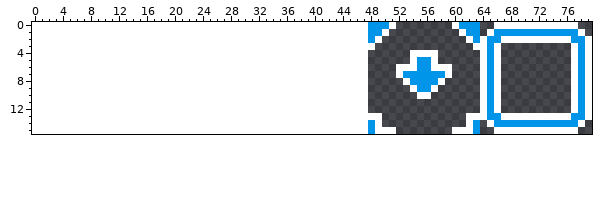
Two versions of one sprite sheet, assets/images/spritesheet/gravity_zone.png. Above is the file before it was changed.
The file is 32x16 pixels. The old version is drawn lined up with the new one, on the new canvas.
After the commit:
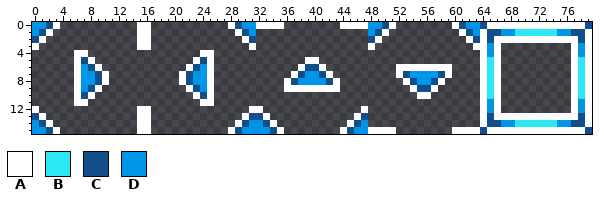
Palette (. is transparent): A #ffffff  B #2ce8f5  C #124e89  D #0095e9
What changed:
canvas 32x16 -> 80x16, the old top-left corner now at 48,0
Changed rows in their new state; - is an unchanged pixel.
first column x 0:
 0 DDCA-----------AA-----------ACDDAAAA--------AAAA--C----------C--CA------------AC
 1 DCA------------AA------------ACD-----------------C------------C-ACC--BBBBBB--CCA
 2 CA-------------AA-------------AC----------------C--------------C-CA----------AC-
 3 A--------------AA--------------A------------------------------------------------
 4 ------AA----------------AA----------------------------....----------------------
 5 ------ACA--------------ACA-------------AA-------------....-------B------------B-
 6 ------ADCA------------ACDA------------ACCA-------------AA--------B------------B-
 7 ------ADDCA----------ACDDA-----------ACDDCA----------C----C------B------------B-
 8 ------ADDCA----------ACDDA----------ACDDDDCA----------C--C-------B------------B-
 9 ------ADCA------------ACDA----------AAAAAAAA-----------CC--------B------------B-
10 ------ACA--------------ACA---------------------------------------B------------B-
11 ------AA----------------AA------------------------------------------------------
12 A--------------AA--------------AA--------------A--------------------------------
13 CA-------------AA-------------ACCA------------AC..------------..-CA----------AC-
14 DCA------------AA------------ACDDCA----------ACD..------------..ACC--BBBBBB--CCA
15 DDCA-----------AA-----------ACDDDDCA--------ACDDA--------------ACA------------AC
Where, in picture pixels (left, top, right, bottom), the same in both pictures:
added: (32, 22, 109, 106)
added: (137, 22, 151, 50)
changed: (179, 22, 389, 134)
changed: (403, 22, 592, 134)
added: (32, 106, 60, 134)
added: (137, 106, 151, 134)
